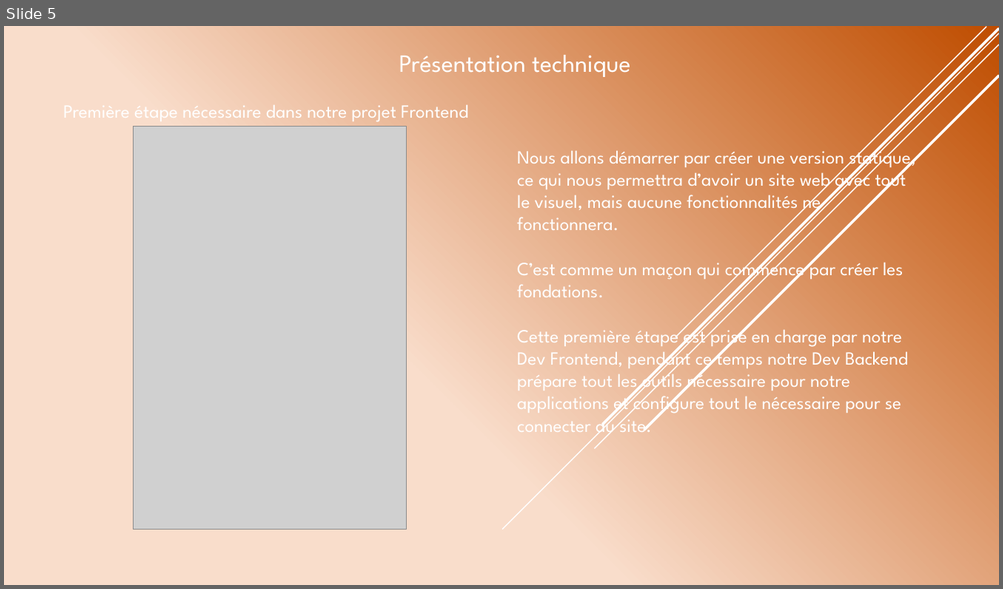
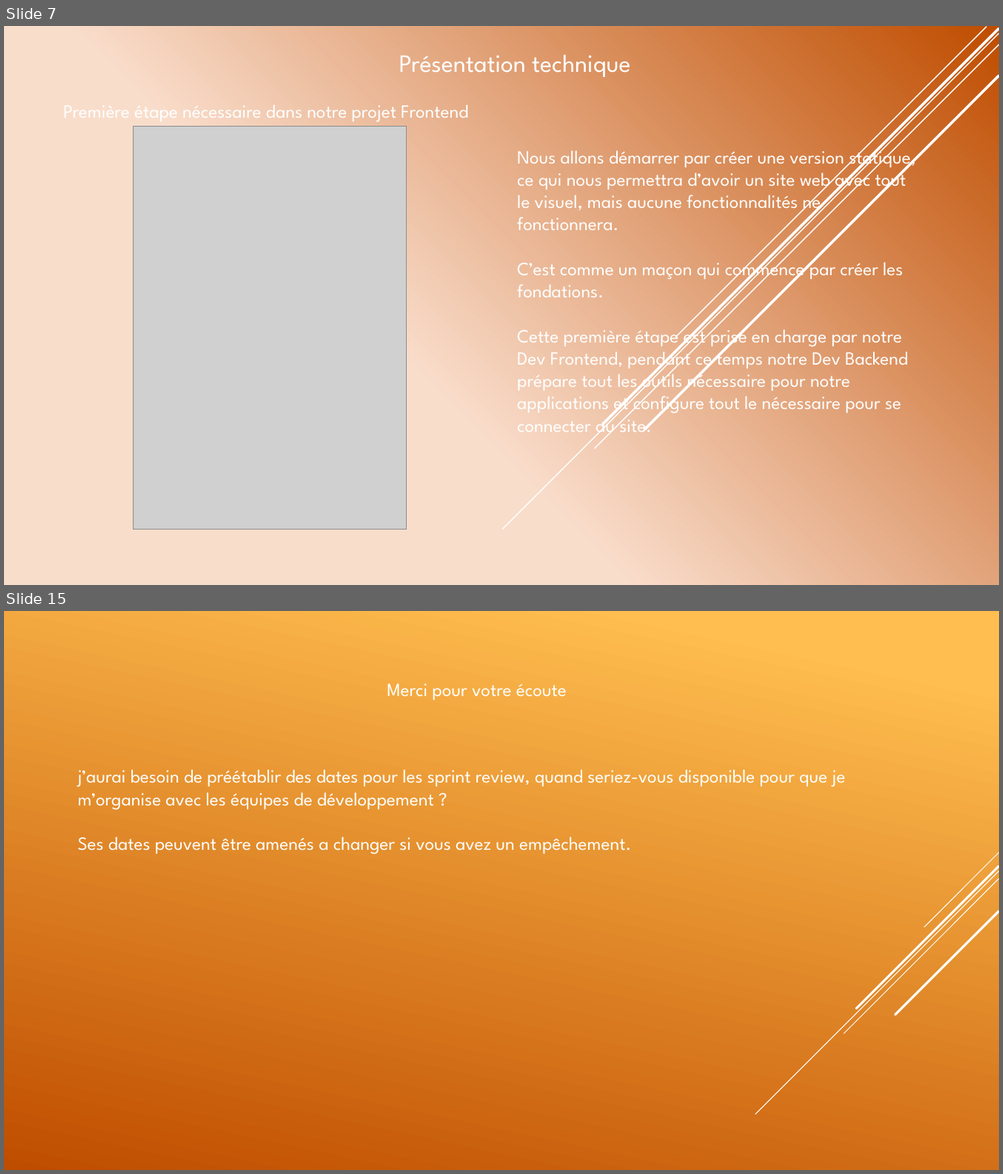
Before and after one commit to JordanKlashi/Projet-7, a slide deck: presentation/Présentation de la solution technique.pptx. Shown one above the other, each under a label of ours: slide 5 before the commit, slides 7 and 15 after it; the slides between them are not shown. The pictures are 1003x589 and 1003x1174 pixels, drawn with LibreOffice and Linux fonts; fonts in the diff are those of the drawing; grey boxes stand for pictures. Boxes give left, top, right and bottom in pixels: in the first picture for what was removed or moved away, otherwise in the second. Text is boxed around its words. In the diff, an @@ line names an element or a change of style, - is before the commit and + after.

```diff
--- a/presentation/Présentation de la solution technique.pptx
+++ b/presentation/Présentation de la solution technique.pptx
@@ slide 15 added at [4,611,999,1170], background gradient #FFBF50 to #C04D00 @@
@@ text added at [387,684,566,701], 18 pt, text #FFFFFF @@
+Merci pour votre écoute
@@ text added at [78,769,845,854], 18 pt, text #FFFFFF @@
+j’aurai besoin de préétablir des dates pour les sprint review, quand seriez-vous disponible pour que je m’organise avec les équipes de développement ?
+Ses dates peuvent être amenés a changer si vous avez un empêchement.
@@ group added at [755,853,999,1115]: 5 lines @@
@@ what was slide 5 is now slide 7 @@
```
Also in this commit, not shown: 11 slides changed, 2 other slides added, 3 slides removed, 10 other files.
